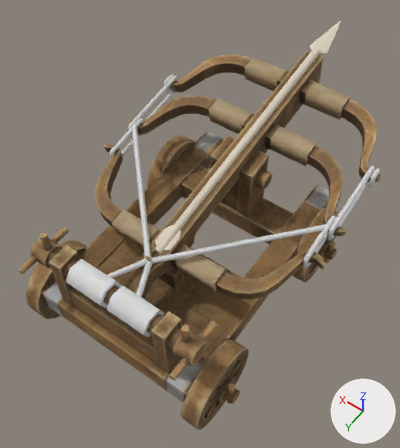
Before and after pictures for a commit that changed the glTF model public/assets/unit-models/258-siegecrossbow.glb.
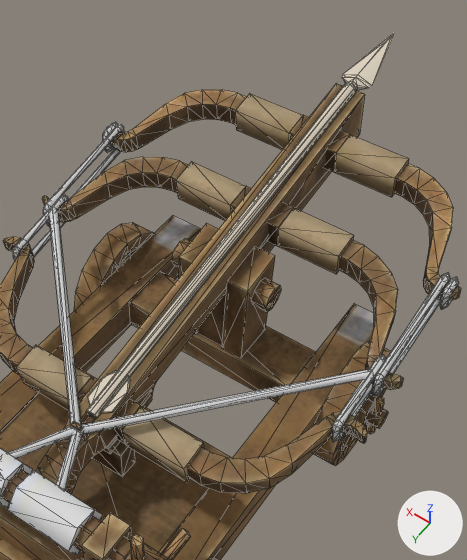
There are two pictures of each version: one whole from a camera (50 mm lens) standing at (-1.84, 2.44, 4.9) and looking at (0.11, -0.28, 0.62), one close up on the part from 26% to 96% of the width and 0% to 76% of the height. Every picture has the same lights, and +X, +Y and +Z are marked at lower right. The older version's two pictures come first. The close-ups show mesh edges as thin lines. Vertices at exactly the same position are counted once.

The older version as bpy lines, for what is in view:
```python
me_mesh_0 = bpy.data.meshes.new('Mesh_0')
me_mesh_0.from_pydata(...)  # 1940 vertices, 3276 faces; spans x -1.19..1.19, y -2.65..1.29, z 0.0..1.66
# faces by material slot: [3142, 134]
me_mesh_0.materials.append(mat_material_0)  # picture img_image_0
me_mesh_0.materials.append(mat_material_1)  # pale yellow #ddd1bf
ob_mesh_0 = bpy.data.objects.new('Mesh_0', me_mesh_0)
ob_mesh_0.location = (0.0, 0.0, 0.0)
```
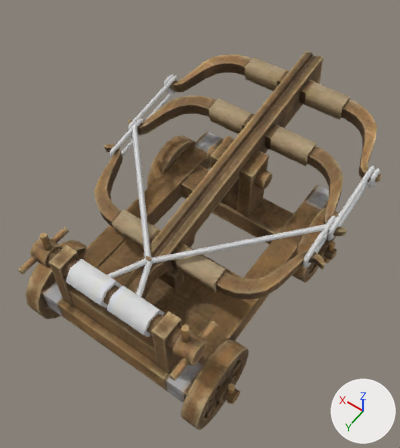
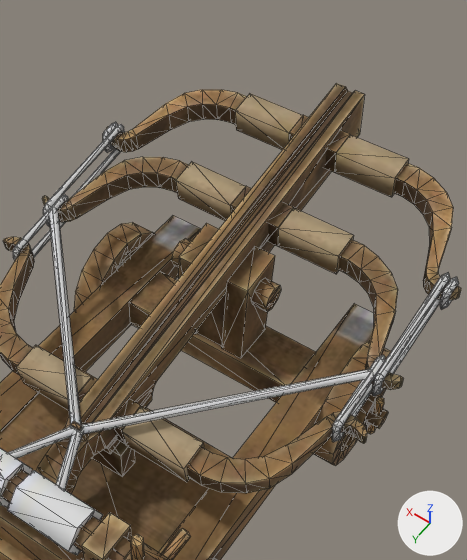
The change in detail:
me_mesh_0 is used by ob_mesh_0; location (0.0, 0.0, 0.0).
me_mesh_0 had 1940 vertices, 3276 faces and spanned x -1.19..1.19, y -2.65..1.29, z 0.0..1.66.
me_mesh_0 now has 1867 vertices, 3142 faces and spans x -1.19..1.19, y -2.16..1.29, z 0.0..1.56.
me_mesh_0 part 1: the loose piece of 49 vertices spanning x -0.1..0.1, y -2.65..0.48, z 1.07..1.66 is deleted.
me_mesh_0 part 2: the loose piece of 12 vertices spanning x 0.03..0.08, y 0.2..0.45, z 1.11..1.16 is deleted.
me_mesh_0 part 3: the loose piece of 12 vertices spanning x -0.08..-0.03, y 0.2..0.45, z 1.11..1.16 is deleted.
me_mesh_0 no longer uses material mat_material_1 (pale yellow #ddd1bf).

Where the change shows, as pixel boxes [x1, y1, x2, y2] in the close-ups (467 x 560 px):
'Mesh_0', reshaped
    before: [0, 34, 461, 560]
    after: [0, 83, 461, 560]
part 1 of me_mesh_0, deleted
    before: [86, 34, 394, 419]
part 2 of me_mesh_0, deleted
    before: [87, 371, 117, 405]
part 3 of me_mesh_0, deleted
    before: [101, 377, 130, 413]
